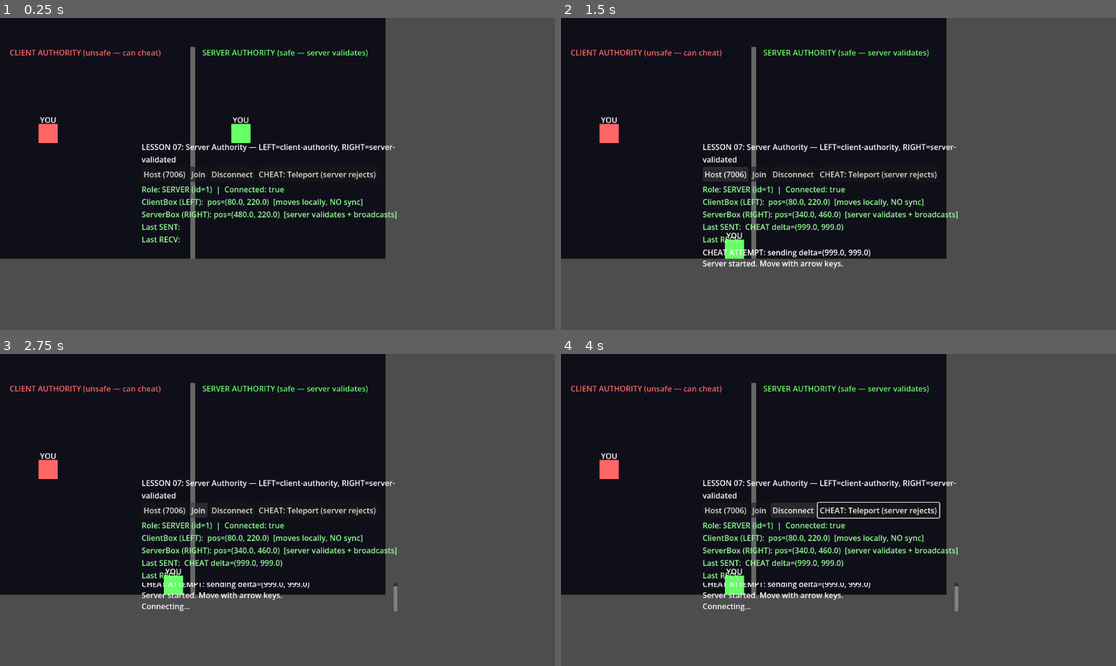
Above: before the commit, frames 1-4 (two rows, left to right).
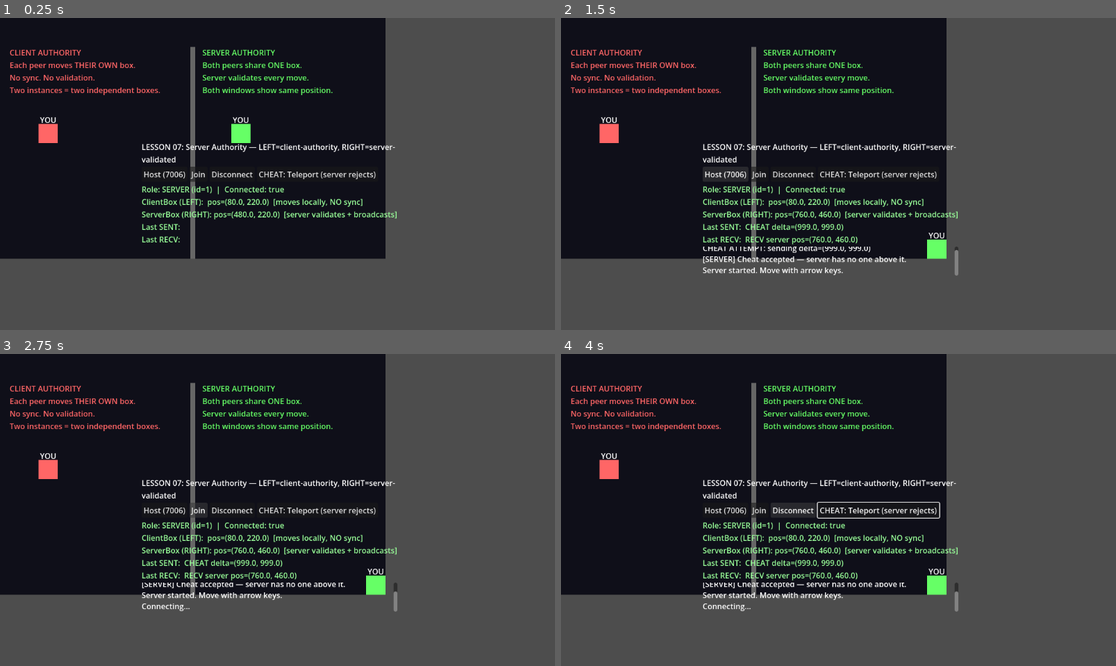
Above: after the commit, the same moments.

Repository: PcKiLl3r/godot-networking
Game: Godot game, scene res://lessons/lesson_07_server_authority/server_authority.tscn
The game is run twice, just before and just after one commit, with the same random seed, the same clock (stepped at 60 frames per second) and the same inputs. This scene is started directly instead of the project's main scene.
Inputs:
- Up to frame 1 (0.25 s): no input
- Up to frame 2 (1.5 s): click "CHEAT: Teleport (server rejec…" at 0.5 s; click "Host (7006)" at 1.25 s
- Up to frame 3 (2.75 s): click "Join" at 2 s
- Up to frame 4 (4 s): click "Disconnect" at 2.75 s; hold Right (ui_right) from 3.53 s (still down)

The runs differ from the first frame. In frame 1, 1.5% of the frame differs, in the area x 1-67%, y 10-25%; in frame 2, 3.6%, in the area x 1-72%, y 10-83%; in frame 3, 2.6%; in frame 4, 2.6%.

Commit message:
Fix self-RPC errors, unused param warnings, and lesson 07 bounds
Bugs fixed:

- L02: authority_only demo no longer calls rpc() from client — engine
  would error with "RPC not allowed, mode is authority". Now blocks in
  code and explains the concept via the log instead
- L06: server pressing Ready called rpc_id(1) on itself — invalid with
  call_remote. Server now calls set_ready_on_server() directly; fix
  get_remote_sender_id()=0 case by falling back to get_unique_id()
- L07: server cheat button called rpc_id(1) on itself — same error.
  Server now moves box directly and broadcasts; client path unchanged.
  Fix ServerBox clamp bounds (was using left-side bounds 0-340, now
  correct right-side bounds 410-760 so box stays on right half).
  Update scene labels to clarify "each peer owns their red box" vs
  "both peers share one green box"
- L10: fix unused _delta param warning in game_player._physics_process
- L10: fix unused p_name/color params in new_player_broadcast and
  send_existing_player (prefix with _)

Co-Authored-By: Claude Sonnet 4.6 <noreply@anthropic.com>

Diff:
--- a/lessons/lesson_02_rpcs/rpcs.gd
+++ b/lessons/lesson_02_rpcs/rpcs.gd
@@ -86,14 +86,17 @@
 # Clients calling rpc() on an authority-only function → rejected
 # Use for: client→server messages you want to restrict
 func _demo_authority_only() -> void:
-	if multiplayer.is_server():
-		log_line("[DEMO 3] I am server/authority, calling authority_only.rpc()")
-		# Server calling rpc() sends to clients
-		authority_only.rpc("from authority")
-	else:
-		log_line("[DEMO 3] I am client — trying authority_only.rpc() (will be rejected by server)")
-		# This will be ignored — client is not the authority
-		authority_only.rpc("from client (rejected!)")
+	if not multiplayer.has_multiplayer_peer():
+		log_line("[DEMO 3] Not connected — host or join first.")
+		return
+	if not multiplayer.is_server():
+		# Don't call the RPC — engine would error. Explain instead.
+		log_line("[DEMO 3] BLOCKED: you are a client (id=%d), not the authority." % multiplayer.get_unique_id())
+		log_line("         @rpc(\"authority\") = only peer with authority (server=1) may call this.")
+		log_line("         Attempting it would cause: 'RPC not allowed, mode is authority'")
+		return
+	log_line("[DEMO 3] I am server/authority (id=1) — calling authority_only.rpc()")
+	authority_only.rpc("from authority")
 
 @rpc("authority", "call_local", "reliable")
 func authority_only(label: String) -> void:
--- a/lessons/lesson_06_lobby/lobby.gd
+++ b/lessons/lesson_06_lobby/lobby.gd
@@ -114,13 +114,17 @@
 	if not multiplayer.has_multiplayer_peer():
 		log_line("Not connected")
 		return
-	set_ready_on_server.rpc_id(1)
+	if multiplayer.is_server():
+		set_ready_on_server()  # server calls directly, no RPC to self
+	else:
+		set_ready_on_server.rpc_id(1)
 
 @rpc("any_peer", "call_remote", "reliable")
 func set_ready_on_server() -> void:
 	if not multiplayer.is_server():
 		return
-	var id := multiplayer.get_remote_sender_id()
+	var sender := multiplayer.get_remote_sender_id()
+	var id := sender if sender != 0 else multiplayer.get_unique_id()
 	if not players.has(id):
 		return
 	players[id].ready = not players[id].ready
--- a/lessons/lesson_07_server_authority/server_authority.gd
+++ b/lessons/lesson_07_server_authority/server_authority.gd
@@ -52,27 +52,25 @@
 	var move := dir * SPEED * delta
 
 	# ── LEFT BOX: client-authority ──────────────────────────────────────
-	# Every peer moves their own left box directly — no server involved.
-	# Bug in real games: each client can teleport their box to any position.
+	# Each peer moves THEIR OWN red box — no server, no sync.
+	# Two instances = two independent red boxes, neither sees the other move.
 	$ClientBox.position += move
-	$ClientBox.position = $ClientBox.position.clamp(Vector2(0, 0), Vector2(340, 460))
+	$ClientBox.position = $ClientBox.position.clamp(Vector2(0, 60), Vector2(355, 460))
 
 	# ── RIGHT BOX: server-authority ─────────────────────────────────────
+	# Both peers share ONE green box. Server validates all moves.
+	# Both windows always show the same green box position.
 	if multiplayer.is_server():
-		# SERVER moves right box directly — it is the authority, no RPC needed.
-		# Then broadcasts authoritative position to all clients.
 		if move != Vector2.ZERO:
-			var my_id := multiplayer.get_unique_id()  # = 1
-			_server_positions[my_id] = (_server_positions.get(my_id, $ServerBox.position) + move).clamp(Vector2(0,0), Vector2(340,460))
+			var my_id := multiplayer.get_unique_id()
+			_server_positions[my_id] = (_server_positions.get(my_id, $ServerBox.position) + move).clamp(Vector2(410, 60), Vector2(760, 460))
 			update_server_box.rpc(_server_positions[my_id])
 			_dbg_last_send = "BROADCAST pos=%s" % _server_positions[my_id]
 	else:
-		# CLIENT sends input delta to server, does local prediction.
 		if move != Vector2.ZERO:
 			_dbg_last_send = "SEND delta=%s to server" % move
 			send_input_to_server.rpc_id(1, move)
-			# Prediction: move immediately, server will correct if wrong
-			$ServerBox.position = ($ServerBox.position + move).clamp(Vector2(0,0), Vector2(340,460))
+			$ServerBox.position = ($ServerBox.position + move).clamp(Vector2(410, 60), Vector2(760, 460))
 
 	_update_debug()
 
@@ -83,8 +81,14 @@
 	var cheat_delta := Vector2(999, 999)
 	log_line("CHEAT ATTEMPT: sending delta=%s" % cheat_delta)
 	_dbg_last_send = "CHEAT delta=%s" % cheat_delta
-	send_input_to_server.rpc_id(1, cheat_delta)
-	$ServerBox.position = ($ServerBox.position + cheat_delta).clamp(Vector2(0,0), Vector2(340,460))
+	if multiplayer.is_server():
+		# Server is the authority — nobody stops it. Box just moves.
+		log_line("[SERVER] Cheat accepted — server has no one above it.")
+		$ServerBox.position = ($ServerBox.position + cheat_delta).clamp(Vector2(410, 60), Vector2(760, 460))
+		update_server_box.rpc($ServerBox.position)
+	else:
+		send_input_to_server.rpc_id(1, cheat_delta)
+		$ServerBox.position = ($ServerBox.position + cheat_delta).clamp(Vector2(410, 60), Vector2(760, 460))
 
 # ── Client → Server ───────────────────────────────────────────────────────
 
@@ -99,14 +103,13 @@
 	if not _server_positions.has(id):
 		_server_positions[id] = $ServerBox.position
 
-	# Validate: reject suspiciously large deltas
 	var max_allowed := (MAX_SPEED / Engine.physics_ticks_per_second) * 3.0
 	if move_delta.length() > max_allowed:
 		log_line("[SERVER] REJECTED from peer %d — delta %.1f > max %.1f" % [id, move_delta.length(), max_allowed])
 		correct_client_position.rpc_id(id, _server_positions[id])
 		return
 
-	_server_positions[id] = (_server_positions[id] + move_delta).clamp(Vector2(0,0), Vector2(340,460))
+	_server_positions[id] = (_server_positions[id] + move_delta).clamp(Vector2(410, 60), Vector2(760, 460))
 	log_line("[SERVER] accepted from peer %d → pos=%s" % [id, _server_positions[id]])
 	update_server_box.rpc(_server_positions[id])
 
--- a/lessons/lesson_07_server_authority/server_authority.tscn
+++ b/lessons/lesson_07_server_authority/server_authority.tscn
@@ -16,7 +16,7 @@
 offset_top = 60.0
 offset_right = 360.0
 offset_bottom = 80.0
-text = "CLIENT AUTHORITY (unsafe — can cheat)"
+text = "CLIENT AUTHORITY\nEach peer moves THEIR OWN box.\nNo sync. No validation.\nTwo instances = two independent boxes."
 
 [node name="RightLabel" type="Label" parent="." unique_id=1869843495]
 modulate = Color(0.4, 1, 0.4, 1)
@@ -24,7 +24,7 @@
 offset_top = 60.0
 offset_right = 780.0
 offset_bottom = 80.0
-text = "SERVER AUTHORITY (safe — server validates)"
+text = "SERVER AUTHORITY\nBoth peers share ONE box.\nServer validates every move.\nBoth windows show same position."
 
 [node name="Divider" type="ColorRect" parent="." unique_id=988587775]
 offset_left = 395.0
--- a/lessons/lesson_10_mini_game/game_player.gd
+++ b/lessons/lesson_10_mini_game/game_player.gd
@@ -17,7 +17,7 @@
 	$NameLabel.text = player_name_str + ("\n[YOU]" if is_multiplayer_authority() else "")
 	_update_health_display()
 
-func _physics_process(delta: float) -> void:
+func _physics_process(_delta: float) -> void:
 	if not is_multiplayer_authority():
 		return
 	var dir := Input.get_vector("ui_left", "ui_right", "ui_up", "ui_down")
--- a/lessons/lesson_10_mini_game/mini_game.gd
+++ b/lessons/lesson_10_mini_game/mini_game.gd
@@ -113,13 +113,13 @@
 	new_player_broadcast.rpc(id, p_name, color)
 
 @rpc("authority", "call_local", "reliable")
-func new_player_broadcast(id: int, p_name: String, color: Color) -> void:
+func new_player_broadcast(id: int, _p_name: String, _color: Color) -> void:
 	if not _players.has(id):
 		_scores[id] = 0
 	_refresh_scoreboard()
 
 @rpc("authority", "call_remote", "reliable")
-func send_existing_player(id: int, p_name: String, color: Color, score: int) -> void:
+func send_existing_player(id: int, _p_name: String, _color: Color, score: int) -> void:
 	_scores[id] = score
 	_refresh_scoreboard()
 
--- a/project.godot
+++ b/project.godot
@@ -11,7 +11,7 @@
 [application]
 
 config/name="godot-multi"
-run/main_scene="uid://l10minigm0"
+run/main_scene="uid://l01hellonet"
 config/features=PackedStringArray("4.6", "Forward Plus")
 config/icon="res://icon.svg"
 
